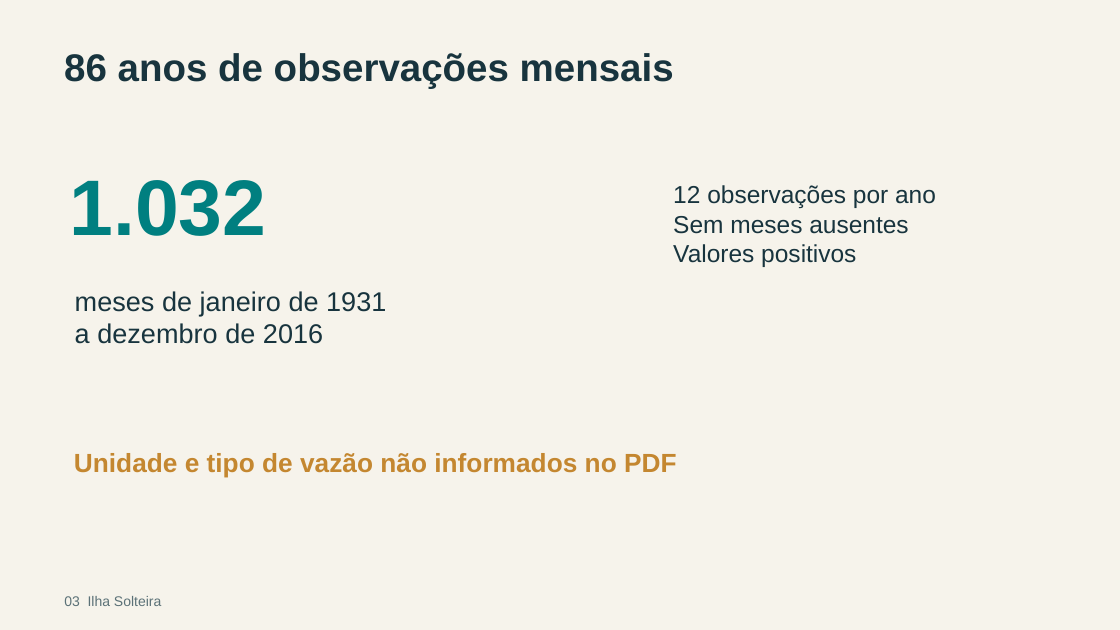
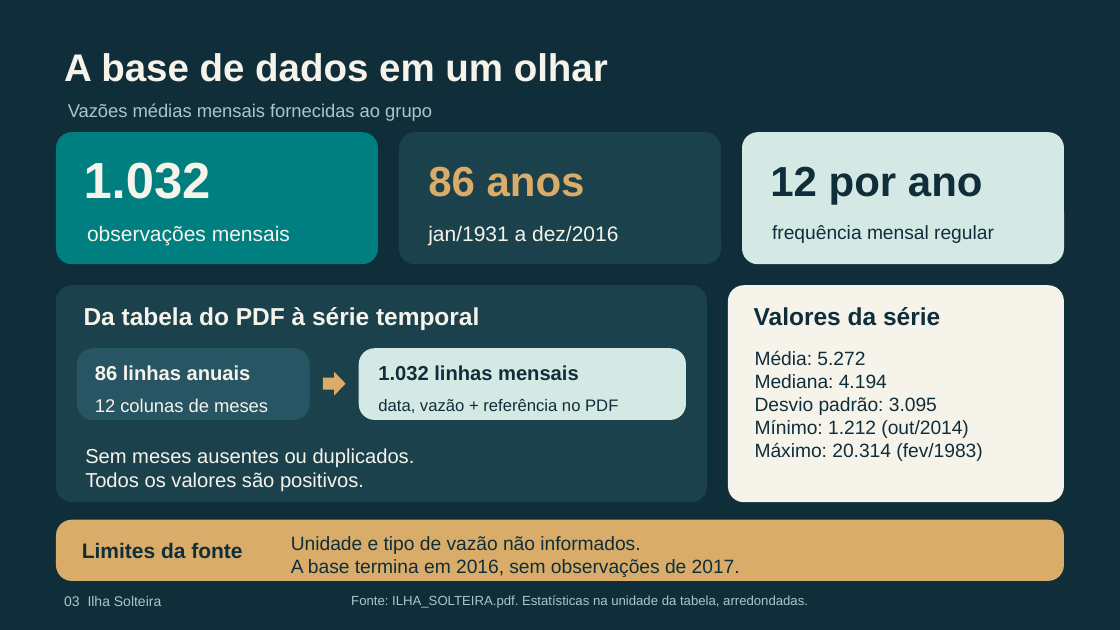
Before and after one commit to letfontenelle/modelagem-analitica, a slide deck: slide 3 of output/apresentacao_ilha_solteira.pptx. Drawn at 1120x630 pixels with LibreOffice and Linux fonts; fonts in the diff are those of the drawing. Boxes give left, top, right and bottom in pixels: in the first picture for what was removed or moved away, otherwise in the second. Text is boxed around its words. In the diff, an @@ line names an element or a change of style, - is before the commit and + after.

Commit message:
Redesenha o slide da base com painel visual e estatísticas

```diff
--- a/output/apresentacao_ilha_solteira.pptx
+++ b/output/apresentacao_ilha_solteira.pptx
@@ background #F6F3EB to #102E3A @@
@@ text added at box(64, 53, 608, 82), 33 pt, text #F6F3EB, bold @@
+A base de dados em um olhar
@@ text added at box(68, 103, 432, 121), 15.8 pt, text #A5C8CB @@
+Vazões médias mensais fornecidas ao grupo
@@ rounded rectangle added at box(56, 132, 378, 264), fill #007F80 @@
@@ text "1.032": place and size @@
-text "1.032" at box(70, 180, 267, 236)
+text "1.032" at box(84, 162, 211, 199)
@@ text "1.032" at box(84, 162, 211, 199): size 67.5 to 43.5 pt, text colour #007F80 to #F6F3EB @@
@@ rounded rectangle added at box(399, 132, 721, 264), fill #1B414D @@
@@ rounded rectangle added at box(742, 132, 1064, 264), fill #D5E9E4 @@
@@ text added at box(428, 166, 585, 197), 36 pt, text #D9AC69, bold @@
+86 anos
@@ text at box(770, 166, 983, 205): text changed; size 21 to 36 pt; text colour #18343E to #102E3A; bold on @@
-12 observações por ano
-Sem meses ausentes
-Valores positivos
+12 por ano
@@ text at box(87, 225, 290, 245): text changed; size 33 to 18 pt; text colour #18343E to #F6F3EB; bold off @@
-86 anos de observações mensais
+observações mensais
@@ text added at box(428, 225, 618, 245), 18 pt, text #F6F3EB @@
+jan/1931 a dez/2016
@@ text added at box(772, 225, 994, 243), 16.5 pt, text #102E3A @@
+frequência mensal regular
@@ rounded rectangle added at box(56, 286, 707, 502), fill #1B414D @@
@@ text removed at box(75, 291, 386, 344) @@
-meses de janeiro de 1931
-a dezembro de 2016
@@ rounded rectangle added at box(728, 286, 1065, 502), fill #F6F3EB @@
@@ text added at box(84, 307, 479, 330), 21 pt, text #F6F3EB, bold @@
+Da tabela do PDF à série temporal
@@ text added at box(754, 307, 940, 326), 21 pt, text #102E3A, bold @@
+Valores da série
@@ rounded rectangle added at box(77, 349, 310, 420), fill #285563 @@
@@ rounded rectangle added at box(359, 349, 686, 420), fill #D5E9E4 @@
@@ text added at box(755, 351, 982, 461), 16.5 pt, text #102E3A @@
+Média: 5.272
+Mediana: 4.194
+Desvio padrão: 3.095
+Mínimo: 1.212 (out/2014)
+Máximo: 20.314 (fev/1983)
@@ text added at box(95, 365, 251, 380), 17.2 pt, text #F6F3EB, bold @@
+86 linhas anuais
@@ right arrow added at box(323, 372, 345, 396), fill #D9AC69 @@
@@ text added at box(378, 365, 579, 380), 17.2 pt, text #102E3A, bold @@
+1.032 linhas mensais
@@ text added at box(95, 398, 268, 412), 15.8 pt, text #F6F3EB @@
+12 colunas de meses
@@ text added at box(378, 399, 618, 413), 14.2 pt, text #102E3A @@
+data, vazão + referência no PDF
@@ text added at box(85, 448, 415, 492), 17.2 pt, text #F6F3EB @@
+Sem meses ausentes ou duplicados.
+Todos os valores são positivos.
@@ rounded rectangle added at box(56, 520, 1065, 581), fill #D9AC69 @@
@@ text at box(291, 536, 740, 577): text changed; size 22.5 to 16.5 pt; text colour #C48730 to #102E3A; bold off @@
-Unidade e tipo de vazão não informados no PDF
+Unidade e tipo de vazão não informados.
+A base termina em 2016, sem observações de 2017.
@@ text added at box(82, 542, 242, 558), 18 pt, text #102E3A, bold @@
+Limites da fonte
@@ text "03 Ilha Solteira" at box(64, 596, 161, 606): text colour #5B7177 to #A5C8CB @@
@@ text added at box(351, 595, 808, 608), 11.2 pt, text #A5C8CB @@
+Fonte: ILHA_SOLTEIRA.pdf. Estatísticas na unidade da tabela, arredondadas.
```
Also in this commit, not shown: 1 other slide changed, 5 other files.
